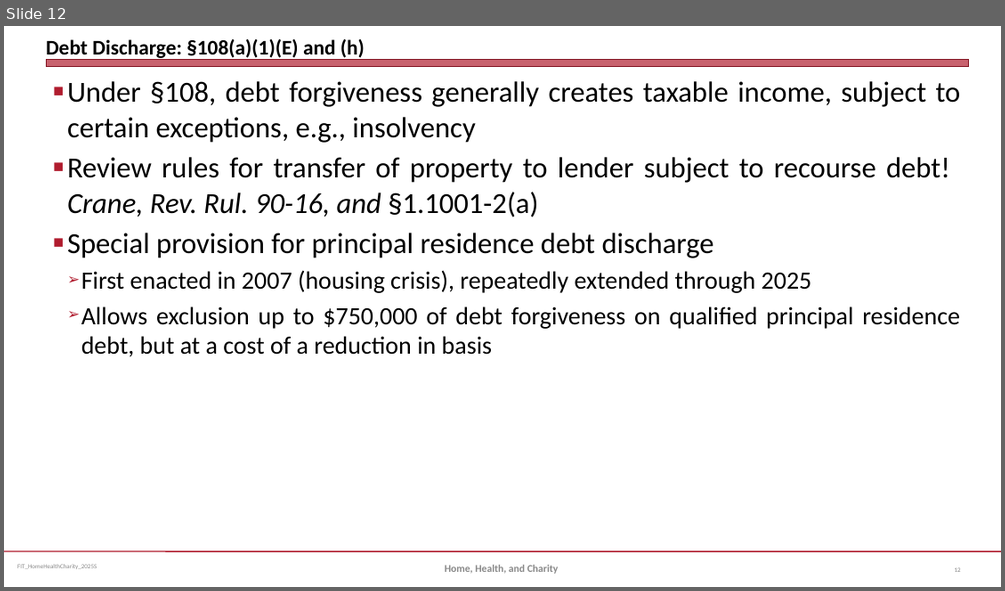
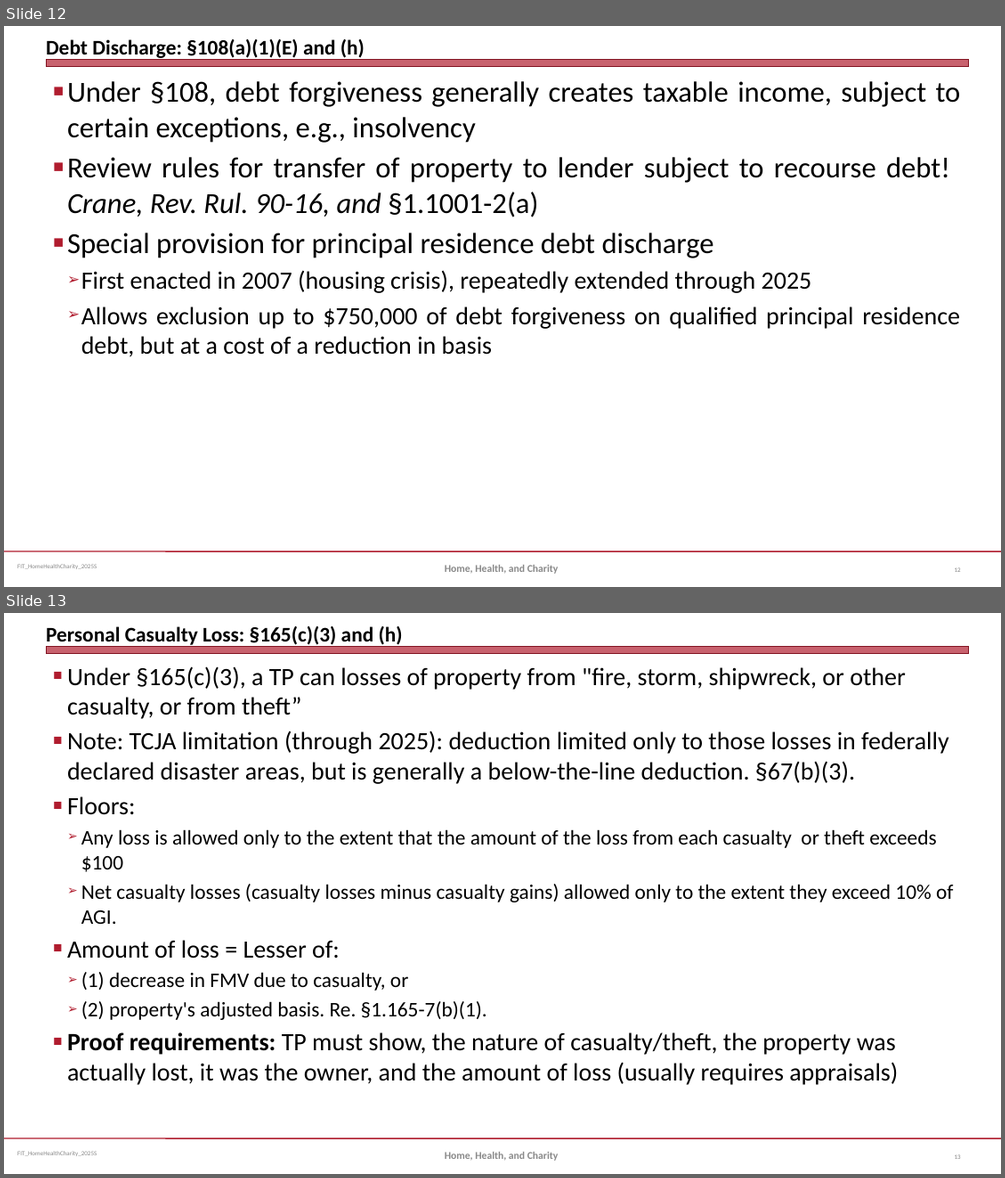
Before and after one commit to jmc877/Fed-Income-Tax, a slide deck: slides/FIT_HomeHealthCharity_2025S.pptx. Shown one above the other, each under a label of ours: slide 12 before the commit, slides 12 and 13 after it. The pictures are 1005x591 and 1005x1178 pixels, drawn with LibreOffice and Linux fonts; fonts in the diff are those of the drawing. Boxes give left, top, right and bottom in pixels: in the first picture for what was removed or moved away, otherwise in the second. Text is boxed around its words. In the diff, an @@ line names an element or a change of style, - is before the commit and + after.

```diff
--- a/slides/FIT_HomeHealthCharity_2025S.pptx
+++ b/slides/FIT_HomeHealthCharity_2025S.pptx
@@ slide 13 added at (x1=4, y1=613, x2=1001, y2=1174), background #FFFFFF; not listed: 3 template elements that a slide beside it also shows @@
@@ title added at (x1=46, y1=626, x2=403, y2=647), 20 pt, text #000000, bold @@
+Personal Casualty Loss: §165(c)(3) and (h)
@@ text added at (x1=67, y1=666, x2=953, y2=1085), 24 pt, text #000000 @@
+■ Under §165(c)(3), a TP can losses of property from "fire, storm, shipwreck, or other casualty, or from theft”
+■ Note: TCJA limitation (through 2025): deduction limited only to those losses in federally declared disaster areas, but is generally a below-the-line deduction. §67(b)(3).
+■ Floors:
+  ➢ Any loss is allowed only to the extent that the amount of the loss from each casualty or theft exceeds $100
+  ➢ Net casualty losses (casualty losses minus casualty gains) allowed only to the extent they exceed 10% of AGI.
+■ Amount of loss = Lesser of:
+  ➢ (1) decrease in FMV due to casualty, or
+  ➢ (2) property's adjusted basis. Re. §1.165-7(b)(1).
+■ Proof requirements: TP must show, the nature of casualty/theft, the property was actually lost, it was the owner, and the amount of loss (usually requires appraisals)
@@ text added at (x1=445, y1=1151, x2=558, y2=1160), 10 pt, text #898989, bold @@
+Home, Health, and Charity
@@ page number added at (x1=955, y1=1154, x2=961, y2=1159), 6 pt, text #808080 @@
+13
```
Also in this commit, not shown: 1 slide changed, 3 other slides added.
